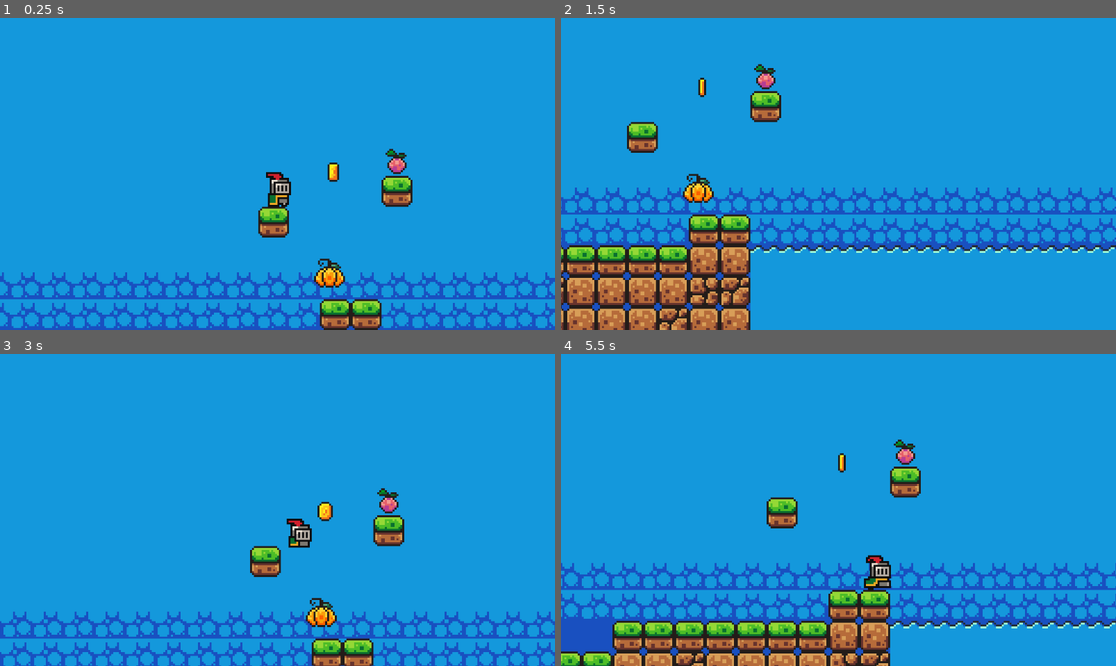
Above: before the commit, frames 1-4 (two rows, left to right).
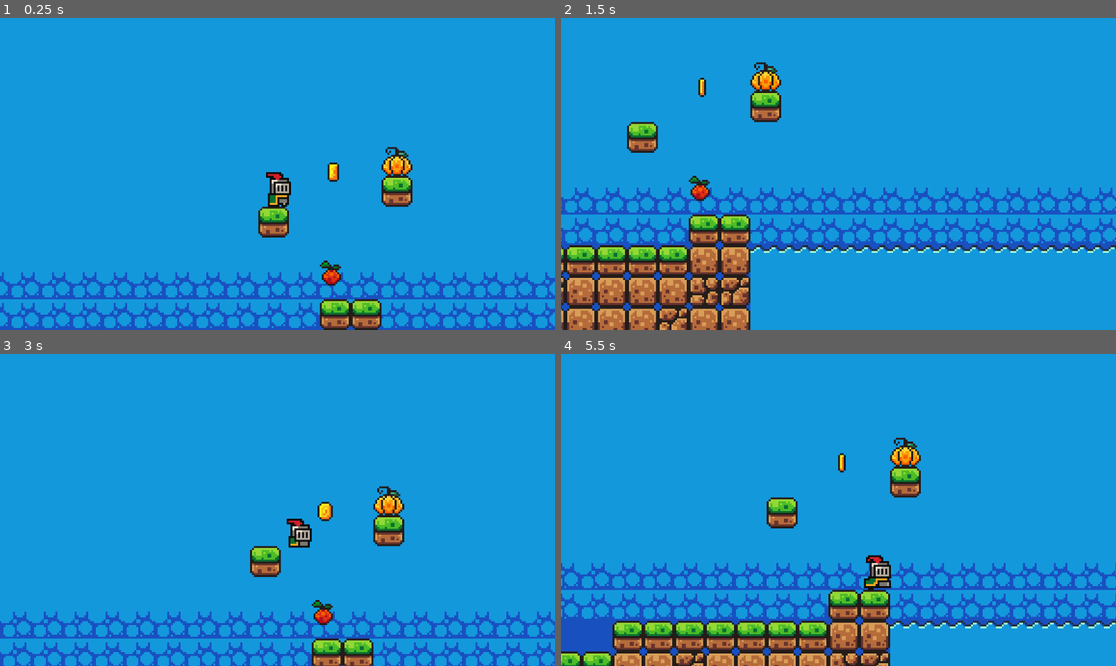
Above: after the commit, the same moments.

Repository: sahilchess/Fruity-Frenzy
Game: Godot game, scene res://levels/level_1.tscn
The game is run twice, just before and just after one commit, with the same random seed, the same clock (stepped at 60 frames per second) and the same inputs.
Inputs:
- Up to frame 1 (0.25 s): no input
- Up to frame 2 (1.5 s): tap Enter at 0.5 s; hold D (move_right) from 0.53 s (still down); tap Up (jump) at 0.6, 0.77, 1.07, 1.35 s
- Up to frame 3 (3 s): tap Up (jump) at 1.52, 1.82, 2.1, 2.85 s; release D (move_right) at 2.03 s; hold A (move_left) 2.03-2.78 s; hold D (move_right) from 2.78 s (still down)
- Up to frame 4 (5.5 s): tap Up (jump) at 3.02, 3.32, 3.6, 3.77, 4.07, 4.35, 4.52, 4.82, 5.1 s; release D (move_right) at 4.28 s; hold A (move_left) 4.28-5.03 s; hold D (move_right) from 5.03 s (still down)

The runs differ from the first frame. In frame 1, 0.7% of the frame differs, in the area x 56-75%, y 41-87%; in frame 2, 0.7%, in the area x 21-40%, y 14-60%; in frame 3, 0.7%; in frame 4, 0.4%.

Commit message:
for some reason, the powerup is delayed until i get to the next level
also the timer is broken

Diff:
--- a/scenes/next_level.tscn
+++ b/scenes/next_level.tscn
@@ -1,62 +1,86 @@
 [gd_scene load_steps=10 format=3 uid="uid://kgtfnjuu4ifo"]
 
 [ext_resource type="Script" uid="uid://kuvawudkntq" path="res://scripts/next_level.gd" id="1_sd4vo"]
-[ext_resource type="Texture2D" uid="uid://b405dv8qcs61d" path="res://assets/sprites/fruit.png" id="2_e8fy2"]
+[ext_resource type="Texture2D" uid="uid://jasqxcrfkh21" path="res://assets/sprites/world_tileset.png" id="2_e8fy2"]
 [ext_resource type="AudioStream" uid="uid://bke387uqloq1k" path="res://assets/sounds/level_up.wav" id="3_e8fy2"]
 
-[sub_resource type="AtlasTexture" id="AtlasTexture_k6his"]
+[sub_resource type="AtlasTexture" id="AtlasTexture_wlp6t"]
 atlas = ExtResource("2_e8fy2")
-region = Rect2(0, 32, 16, 16)
-
-[sub_resource type="AtlasTexture" id="AtlasTexture_e0vt6"]
-atlas = ExtResource("2_e8fy2")
-region = Rect2(0, 0, 16, 16)
-
-[sub_resource type="AtlasTexture" id="AtlasTexture_ifhdm"]
-atlas = ExtResource("2_e8fy2")
-region = Rect2(0, 48, 16, 16)
-
-[sub_resource type="AtlasTexture" id="AtlasTexture_3a5fh"]
-atlas = ExtResource("2_e8fy2")
-region = Rect2(0, 16, 16, 16)
+region = Rect2(64, 128, 16, 16)
 
 [sub_resource type="SpriteFrames" id="SpriteFrames_il65w"]
 animations = [{
 "frames": [{
 "duration": 1.0,
-"texture": SubResource("AtlasTexture_k6his")
+"texture": SubResource("AtlasTexture_wlp6t")
 }],
 "loop": true,
-"name": &"gold",
-"speed": 5.0
-}, {
-"frames": [{
-"duration": 1.0,
-"texture": SubResource("AtlasTexture_e0vt6")
-}],
-"loop": true,
-"name": &"grass",
-"speed": 5.0
-}, {
-"frames": [{
-"duration": 1.0,
-"texture": SubResource("AtlasTexture_ifhdm")
-}],
-"loop": true,
-"name": &"ice",
-"speed": 5.0
-}, {
-"frames": [{
-"duration": 1.0,
-"texture": SubResource("AtlasTexture_3a5fh")
-}],
-"loop": true,
-"name": &"sand",
+"name": &"new_animation",
 "speed": 5.0
 }]
 
 [sub_resource type="RectangleShape2D" id="RectangleShape2D_jymac"]
 size = Vector2(13, 13.5)
+
+[sub_resource type="Animation" id="Animation_e8fy2"]
+resource_name = "cut"
+tracks/0/type = "value"
+tracks/0/imported = false
+tracks/0/enabled = true
+tracks/0/path = NodePath(".:playing")
+tracks/0/interp = 1
+tracks/0/loop_wrap = true
+tracks/0/keys = {
+"times": PackedFloat32Array(0),
+"transitions": PackedFloat32Array(1),
+"update": 1,
+"values": [true]
+}
+tracks/1/type = "value"
+tracks/1/imported = false
+tracks/1/enabled = true
+tracks/1/path = NodePath("..:script")
+tracks/1/interp = 1
+tracks/1/loop_wrap = true
+tracks/1/keys = {
+"times": PackedFloat32Array(1),
+"transitions": PackedFloat32Array(1),
+"update": 1,
+"values": [ExtResource("1_sd4vo")]
+}
+
+[sub_resource type="Animation" id="Animation_wlp6t"]
+length = 0.001
+tracks/0/type = "value"
+tracks/0/imported = false
+tracks/0/enabled = true
+tracks/0/path = NodePath(".:playing")
+tracks/0/interp = 1
+tracks/0/loop_wrap = true
+tracks/0/keys = {
+"times": PackedFloat32Array(0),
+"transitions": PackedFloat32Array(1),
+"update": 1,
+"values": [false]
+}
+tracks/1/type = "value"
+tracks/1/imported = false
+tracks/1/enabled = true
+tracks/1/path = NodePath("..:script")
+tracks/1/interp = 1
+tracks/1/loop_wrap = true
+tracks/1/keys = {
+"times": PackedFloat32Array(0),
+"transitions": PackedFloat32Array(1),
+"update": 1,
+"values": [ExtResource("1_sd4vo")]
+}
+
+[sub_resource type="AnimationLibrary" id="AnimationLibrary_il65w"]
+_data = {
+&"RESET": SubResource("Animation_wlp6t"),
+&"cut": SubResource("Animation_e8fy2")
+}
 
 [node name="next_level" type="Area2D"]
 collision_mask = 2
@@ -64,8 +88,8 @@
 
 [node name="AnimatedSprite2D" type="AnimatedSprite2D" parent="."]
 sprite_frames = SubResource("SpriteFrames_il65w")
+animation = &"new_animation"
 autoplay = "default"
-frame_progress = 0.648434
 
 [node name="CollisionShape2D" type="CollisionShape2D" parent="."]
 position = Vector2(0, 0.5)
@@ -75,4 +99,10 @@
 stream = ExtResource("3_e8fy2")
 bus = &"SFX"
 
+[node name="AnimationPlayer" type="AnimationPlayer" parent="."]
+root_node = NodePath("../level_up")
+libraries = {
+&"": SubResource("AnimationLibrary_il65w")
+}
+
 [connection signal="body_entered" from="." to="." method="_on_body_entered"]
--- a/scenes/peach_jump.tscn
+++ b/scenes/peach_jump.tscn
@@ -1,46 +1,82 @@
-[gd_scene load_steps=7 format=3 uid="uid://dvrcmaotyh06"]
+[gd_scene load_steps=10 format=3 uid="uid://dvrcmaotyh06"]
 
 [ext_resource type="Script" uid="uid://bf5vrdu563mas" path="res://scripts/peach_jump.gd" id="1_k6his"]
-[ext_resource type="Texture2D" uid="uid://jasqxcrfkh21" path="res://assets/sprites/world_tileset.png" id="2_k6his"]
+[ext_resource type="Texture2D" uid="uid://b405dv8qcs61d" path="res://assets/sprites/fruit.png" id="2_k6his"]
 [ext_resource type="AudioStream" uid="uid://dlg3ymtlkwwqr" path="res://assets/sounds/power_up.wav" id="3_ifhdm"]
 
-[sub_resource type="AtlasTexture" id="AtlasTexture_wlp6t"]
+[sub_resource type="AtlasTexture" id="AtlasTexture_e0vt6"]
 atlas = ExtResource("2_k6his")
-region = Rect2(64, 128, 16, 16)
+region = Rect2(0, 32, 16, 16)
+
+[sub_resource type="AtlasTexture" id="AtlasTexture_ifhdm"]
+atlas = ExtResource("2_k6his")
+region = Rect2(0, 0, 16, 16)
+
+[sub_resource type="AtlasTexture" id="AtlasTexture_3a5fh"]
+atlas = ExtResource("2_k6his")
+region = Rect2(0, 48, 16, 16)
+
+[sub_resource type="AtlasTexture" id="AtlasTexture_f1nsq"]
+atlas = ExtResource("2_k6his")
+region = Rect2(0, 16, 16, 16)
 
 [sub_resource type="SpriteFrames" id="SpriteFrames_il65w"]
 animations = [{
 "frames": [{
 "duration": 1.0,
-"texture": SubResource("AtlasTexture_wlp6t")
+"texture": SubResource("AtlasTexture_e0vt6")
 }],
 "loop": true,
-"name": &"default",
+"name": &"gold",
 "speed": 5.0
 }, {
-"frames": [],
+"frames": [{
+"duration": 1.0,
+"texture": SubResource("AtlasTexture_ifhdm")
+}],
 "loop": true,
-"name": &"new_animation",
+"name": &"grass",
+"speed": 5.0
+}, {
+"frames": [{
+"duration": 1.0,
+"texture": SubResource("AtlasTexture_3a5fh")
+}],
+"loop": true,
+"name": &"ice",
+"speed": 5.0
+}, {
+"frames": [{
+"duration": 1.0,
+"texture": SubResource("AtlasTexture_f1nsq")
+}],
+"loop": true,
+"name": &"sand",
 "speed": 5.0
 }]
 
 [sub_resource type="RectangleShape2D" id="RectangleShape2D_jymac"]
 size = Vector2(13, 13.5)
 
-[node name="peach" type="Area2D"]
+[node name="peach_jump" type="Area2D"]
 collision_mask = 2
 script = ExtResource("1_k6his")
 
 [node name="AnimatedSprite2D" type="AnimatedSprite2D" parent="."]
+position = Vector2(1, 0)
 sprite_frames = SubResource("SpriteFrames_il65w")
-autoplay = "default"
+animation = &"ice"
 
 [node name="CollisionShape2D" type="CollisionShape2D" parent="."]
 position = Vector2(0, 0.5)
 shape = SubResource("RectangleShape2D_jymac")
 
-[node name="level_up" type="AudioStreamPlayer" parent="."]
+[node name="powerup" type="AudioStreamPlayer" parent="."]
 stream = ExtResource("3_ifhdm")
 bus = &"SFX"
 
+[node name="Timer" type="Timer" parent="."]
+wait_time = 5.0
+
 [connection signal="body_entered" from="." to="." method="_on_body_entered"]
+[connection signal="timeout" from="Timer" to="." method="_on_timer_timeout"]
--- a/scripts/killzone.gd
+++ b/scripts/killzone.gd
@@ -7,6 +7,7 @@
 	print("you died")
 	explosion.play()
 	Engine.time_scale = 0.5
+	ScoreCounter.score = 0
 	body.get_node("CollisionShape2D").queue_free()
 	body.get_node("CollisionShape2D2").queue_free()
 
@@ -14,4 +15,4 @@
 
 func _on_timer_timeout() -> void:
 	Engine.time_scale = 1
-	get_tree().reload_current_scene()
+	get_tree().change_scene_to_file("res://levels/level_1.tscn")
--- a/scripts/next_level.gd
+++ b/scripts/next_level.gd
@@ -1,6 +1,7 @@
 extends Area2D
 
 const FILE_BEGIN = "res://levels/level_"
+@onready var animation_player: AnimationPlayer = $AnimationPlayer
 
 func _on_body_entered(body: Node2D) -> void:
 	if body.is_in_group("Player"):
@@ -8,4 +9,7 @@
 		var next_level_number = current_scene_file.to_int() + 1
 
 		var next_level_path = FILE_BEGIN + str(next_level_number) + ".tscn"
+		PlayerStats.speed = 130
+		animation_player.play("cut")
+		await animation_player.animation_finished
 		get_tree().change_scene_to_file(next_level_path)
--- a/scripts/peach_jump.gd
+++ b/scripts/peach_jump.gd
@@ -1,15 +1,28 @@
 extends Area2D
 
+# 130
+# -300
+
+# 200
+# -500
+
+# slowness is 50
 @onready var animated_sprite_2d: AnimatedSprite2D = $AnimatedSprite2D
 @onready var collision_shape_2d: CollisionShape2D = $CollisionShape2D
 @onready var powerup: AudioStreamPlayer = $powerup
-@onready var level_up: AudioStreamPlayer = $level_up
 
 
 func _on_body_entered(body: Node2D) -> void:
 	print("hihihiih")
 	animated_sprite_2d.hide()
-	collision_shape_2d.disabled= true
-	level_up.play()
-	await level_up.finished
+	collision_shape_2d.disabled = true
+	PlayerStats.jump_velocity = PlayerStats.jump_velocity-50
+	powerup.play()
+	await powerup.finished
+
+
+
+
+func _on_timer_timeout() -> void:
+	PlayerStats.jump_velocity = -300
 	queue_free()
--- a/scripts/player.gd
+++ b/scripts/player.gd
@@ -3,6 +3,10 @@
 
 var SPEED = PlayerStats.speed
 var JUMP_VELOCITY = PlayerStats.jump_velocity
+
+
+const POWERUP = preload("res://scenes/peach_jump.tscn")
+
 
 @onready var animated_sprite_2d: AnimatedSprite2D = $AnimatedSprite2D
 @onready var effects: AnimatedSprite2D = $Effects
